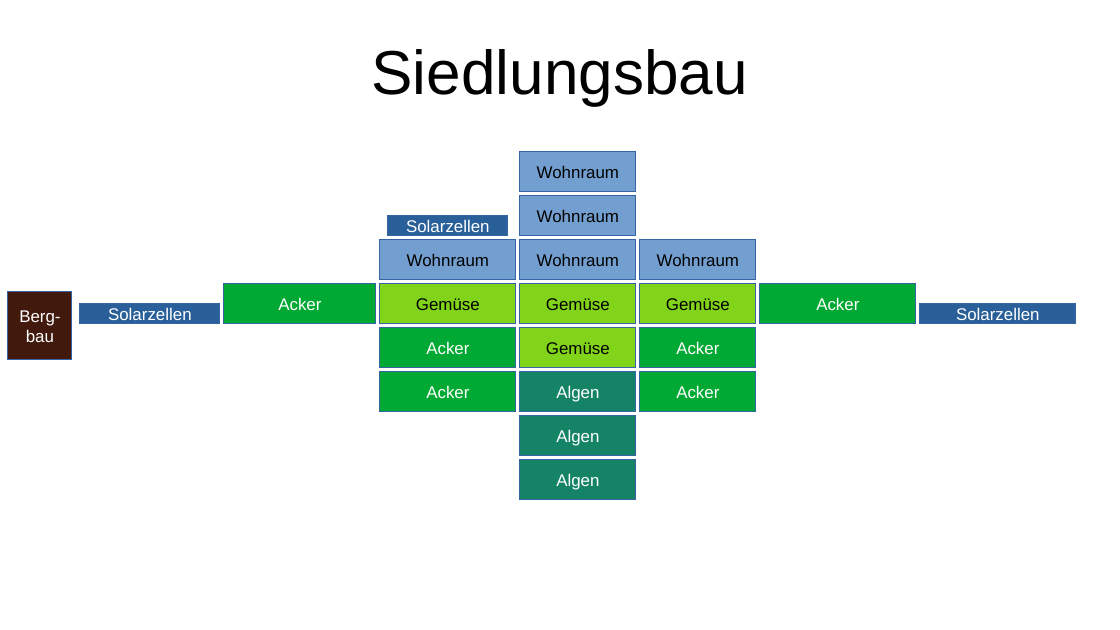
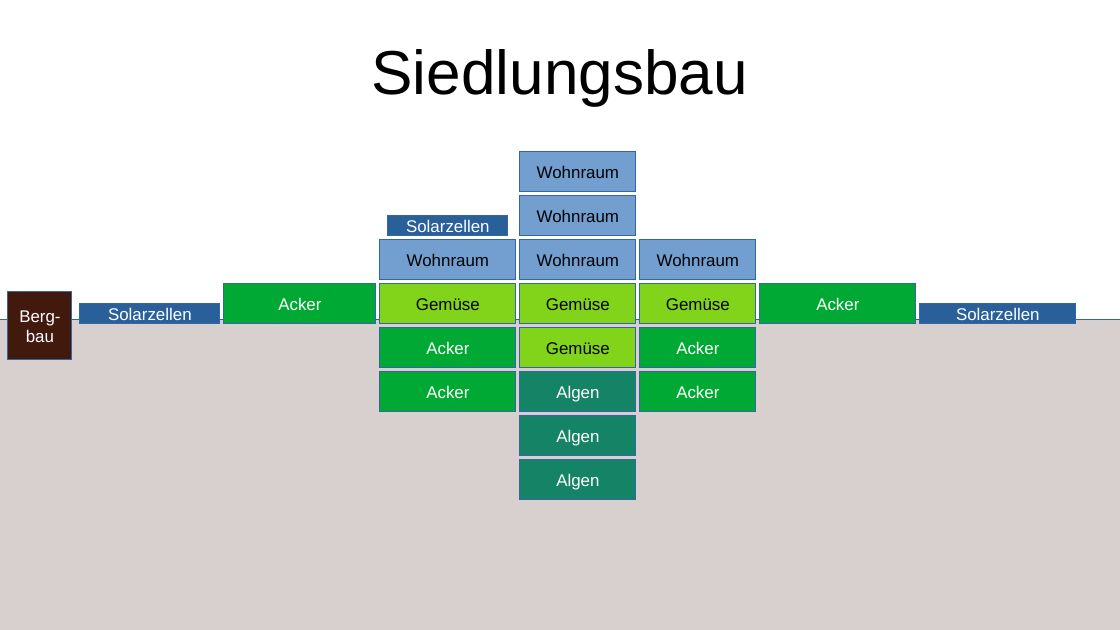
Before and after one commit to a8767c36/mars-game, a slide deck: slide 10 of schema/Lebensschiff.odp (slide 9 before the commit). Drawn at 1120x630 pixels with LibreOffice and Linux fonts; fonts in the diff are those of the drawing. Boxes give left, top, right and bottom in pixels: in the first picture for what was removed or moved away, otherwise in the second. Text is boxed around its words. In the diff, an @@ line names an element or a change of style, - is before the commit and + after.

```diff
--- a/schema/Lebensschiff.odp
+++ b/schema/Lebensschiff.odp
@@ rectangle added at <box>0,320,1120,630</box>, fill #3B160E at 20% opacity, outline #3465A4 0 pt @@
```
Also in this commit, not shown: 1 slide added, 2 other files.
